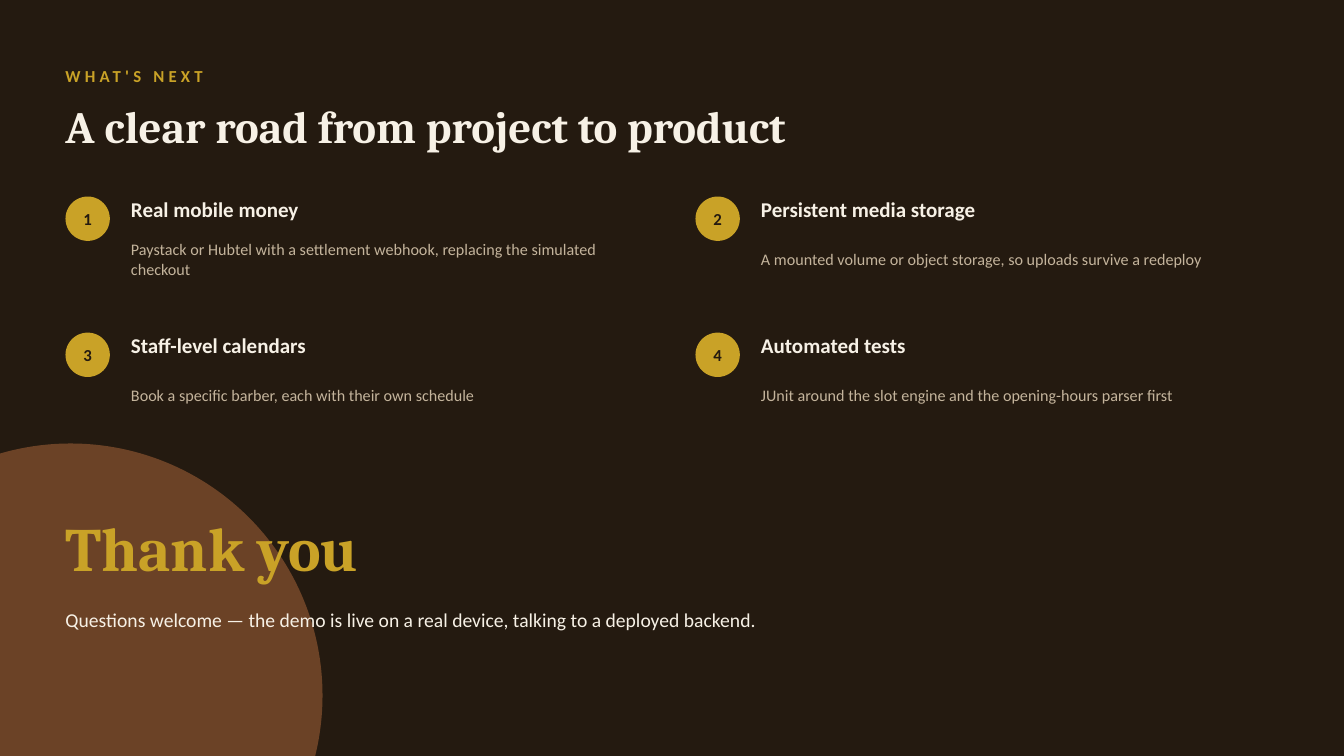
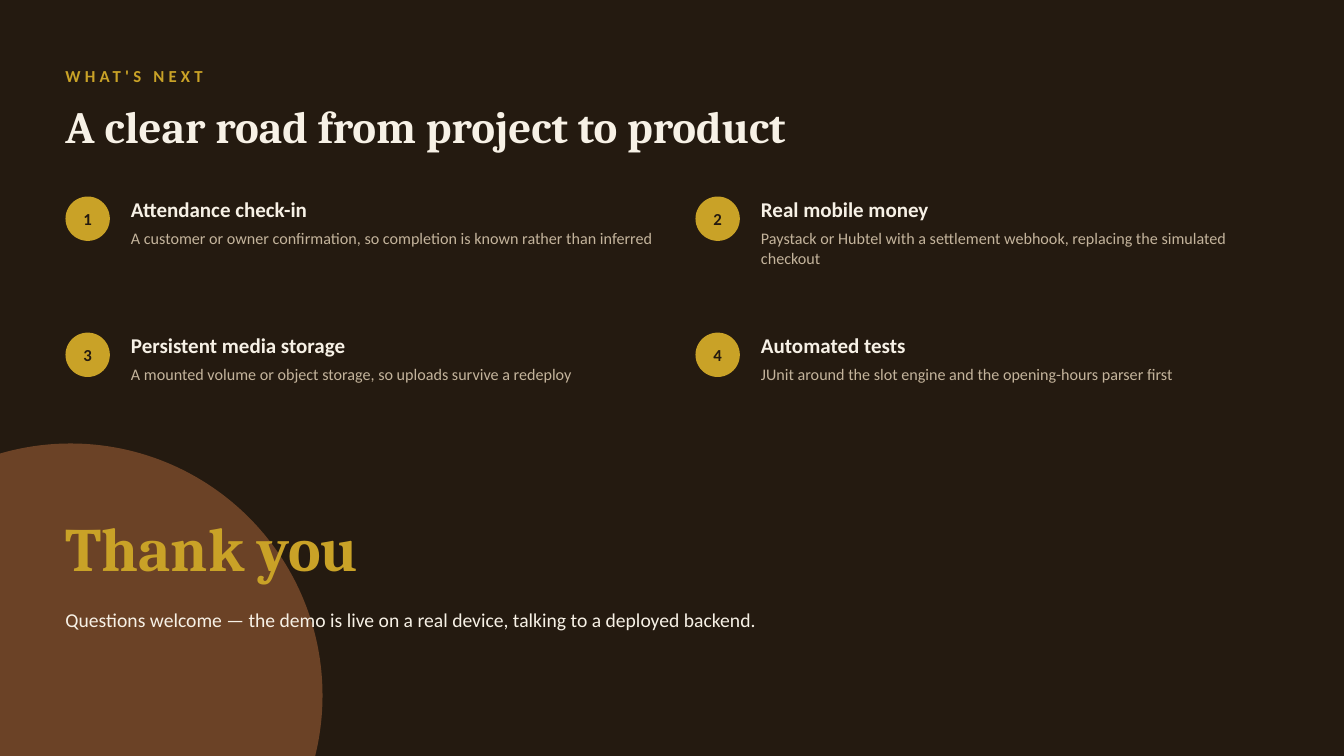
Before and after one commit to AdesinaElijah/stylebook, a slide deck: slide 13 of docs/StyleBook-Defense.pptx. Drawn at 1344x756 pixels with LibreOffice and Linux fonts; fonts in the diff are those of the drawing. Boxes give left, top, right and bottom in pixels: in the first picture for what was removed or moved away, otherwise in the second. Text is boxed around its words. In the diff, an @@ line names an element or a change of style, - is before the commit and + after.

```diff
--- a/docs/StyleBook-Defense.pptx
+++ b/docs/StyleBook-Defense.pptx
@@ text at box(131, 202, 307, 217): text changed @@
-Real mobile money
+Attendance check-in
@@ text at box(761, 202, 928, 221): text changed @@
-Persistent media storage
+Real mobile money
@@ text at box(131, 233, 652, 247): text changed @@
-Paystack or Hubtel with a settlement webhook, replacing the simulated checkout
+A customer or owner confirmation, so completion is known rather than inferred
@@ text at box(761, 233, 1226, 264): text changed @@
-A mounted volume or object storage, so uploads survive a redeploy
+Paystack or Hubtel with a settlement webhook, replacing the simulated checkout
@@ text at box(131, 338, 345, 357): text changed @@
-Staff-level calendars
+Persistent media storage
@@ vertical alignment middle to top in 4 elements at box(761, 369, 1172, 383), box(131, 233, 652, 247), box(761, 233, 1226, 264), box(131, 369, 572, 383) @@
@@ text at box(131, 369, 572, 383): text changed @@
-Book a specific barber, each with their own schedule
+A mounted volume or object storage, so uploads survive a redeploy
```
Also in this commit, not shown: 10 other slides changed, 2 other files.
